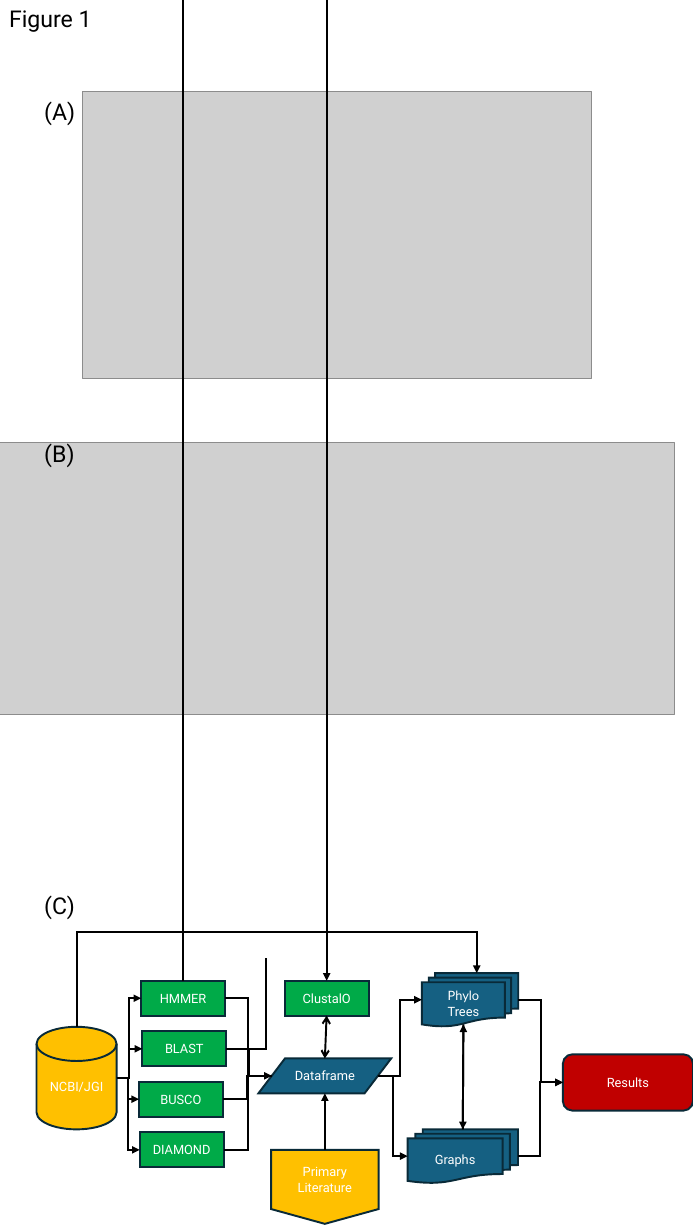
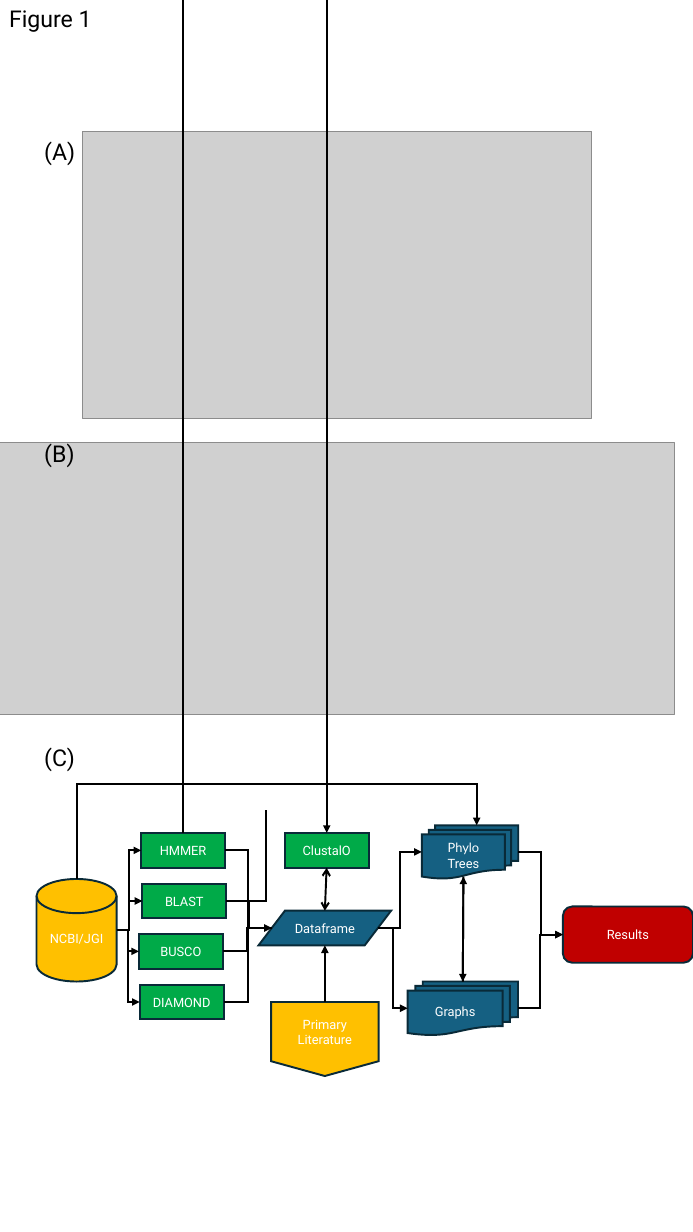
Before and after one commit to Dellaraam/TOR_phylogenetics, a slide deck: slide 1 of Images/Figures_To_Review/Portrait_Final_Figures.pptx. Drawn at 693x1232 pixels with LibreOffice and Linux fonts; fonts in the diff are those of the drawing; grey boxes stand for pictures. Boxes give left, top, right and bottom in pixels: in the first picture for what was removed or moved away, otherwise in the second. Text is boxed around its words. In the diff, an @@ line names an element or a change of style, - is before the commit and + after.

```diff
--- a/Images/Figures_To_Review/Portrait_Final_Figures.pptx
+++ b/Images/Figures_To_Review/Portrait_Final_Figures.pptx
@@ text "(A)": place and size @@
-text "(A)" at <box>44,101,75,125</box>
+text "(A)" at <box>44,141,75,165</box>
@@ picture: place and size @@
-picture at <box>82,91,591,378</box>
+picture at <box>82,131,591,418</box>
@@ double arrow moved from (325, 1059) - (327, 1015) to (325, 911) - (327, 868) @@
@@ 11 elbow arrows, 5 rectangles, 4 elbow lines, 3 arrows, 2 flow chart multidocuments, 1 cylinder, 1 rounded rectangle, 1 flow chart input output, 1 text: place and size @@
-11 elbow arrows, 5 rectangles, 4 elbow lines, 3 arrows, 2 flow chart multidocuments, 1 cylinder, 1 rounded rectangle, 1 flow chart input output, 1 text at <box>37,895,693,1183</box>
+11 elbow arrows, 5 rectangles, 4 elbow lines, 3 arrows, 2 flow chart multidocuments, 1 cylinder, 1 rounded rectangle, 1 flow chart input output, 1 text at <box>37,747,693,1035</box>
@@ flow chart offpage connector "Primary": place and size @@
-flow chart offpage connector "Primary" at <box>271,1149,378,1223</box>
+flow chart offpage connector "Primary" at <box>271,1002,378,1076</box>
```
Also in this commit, not shown: 1 other slide changed, 8 other files.
